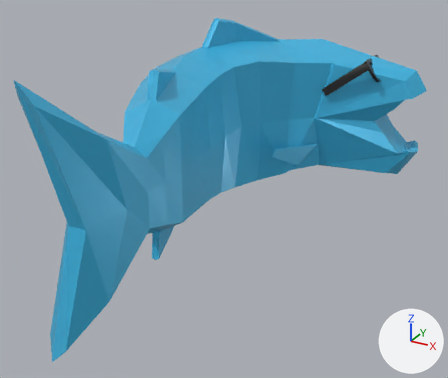
Before and after pictures for a commit that changed the Blender file scenes/entities/fish.blend.
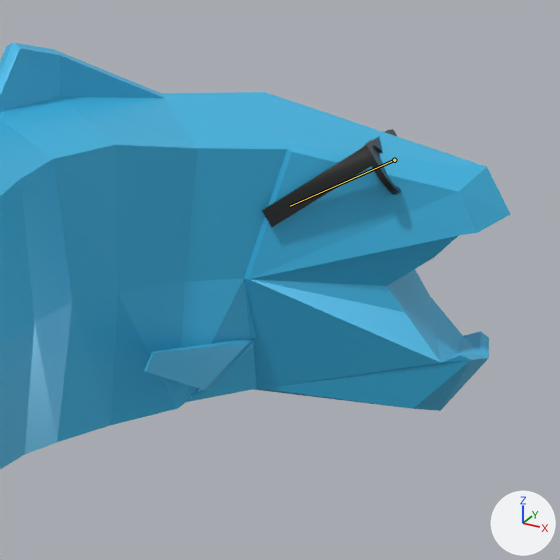
There are two pictures of each version: one whole from a 50 mm camera at (2.46, -4.5, 1.67) aimed at (0.33, -0.63, -0.27), one close up on the part from 47% to 100% of the width and 0% to 63% of the height. The axes (+X, +Y, +Z) are drawn at lower right. The lights are the same throughout. The older version's two pictures come first. Both versions are drawn at frame 11 of the action 'Spit Right'; the numbers are the values there. The bones that change are drawn over the model as lines in the close-ups.

Objects in the first close-up: 'Fish', 'Glasses'.
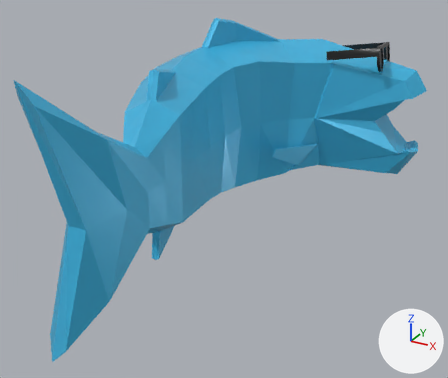
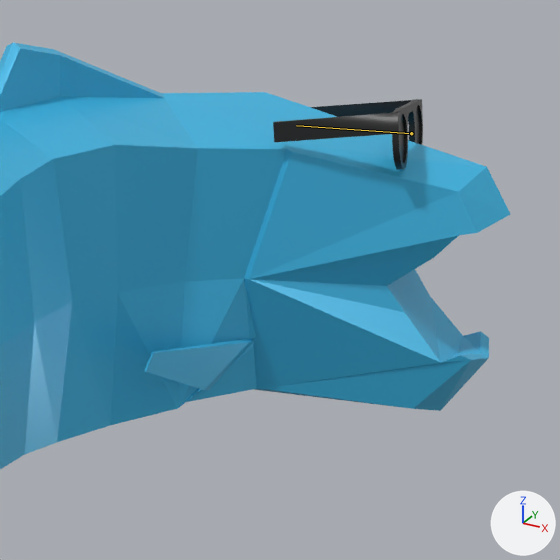
Location of each change, (x1, y1, x2, y2) in pixels of the close-ups (560 x 560 px):
'Glasses', posed: before (262, 129, 402, 227); after (273, 99, 423, 170)
bone 'Glasses', root to tip: before (394, 160) to (290, 206); after (411, 133) to (296, 125)

What changed in the scene script:
```text
Change bone_glasses:
    where bone_glasses = bpy.data.objects['Armature'].pose.bones['Glasses']  # child of 'Jaw Upper'
    bone_glasses.location: (0.039, -0.011, 0.009) -> (0.021, -0.131, -0.089)
    bone_glasses.rotation_quaternion: (0.997, 0.038, 0.022, -0.056) -> (0.976, -0.21, 0.036, -0.049)  # degrees (4, 3, -6) -> degrees (-24, 3, -6)
```
